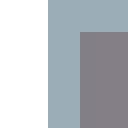
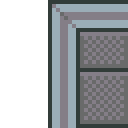
Layers edited between the first and the second 128px x 128px image:
painted on "Cubicle" over 48, 0, 128, 128
